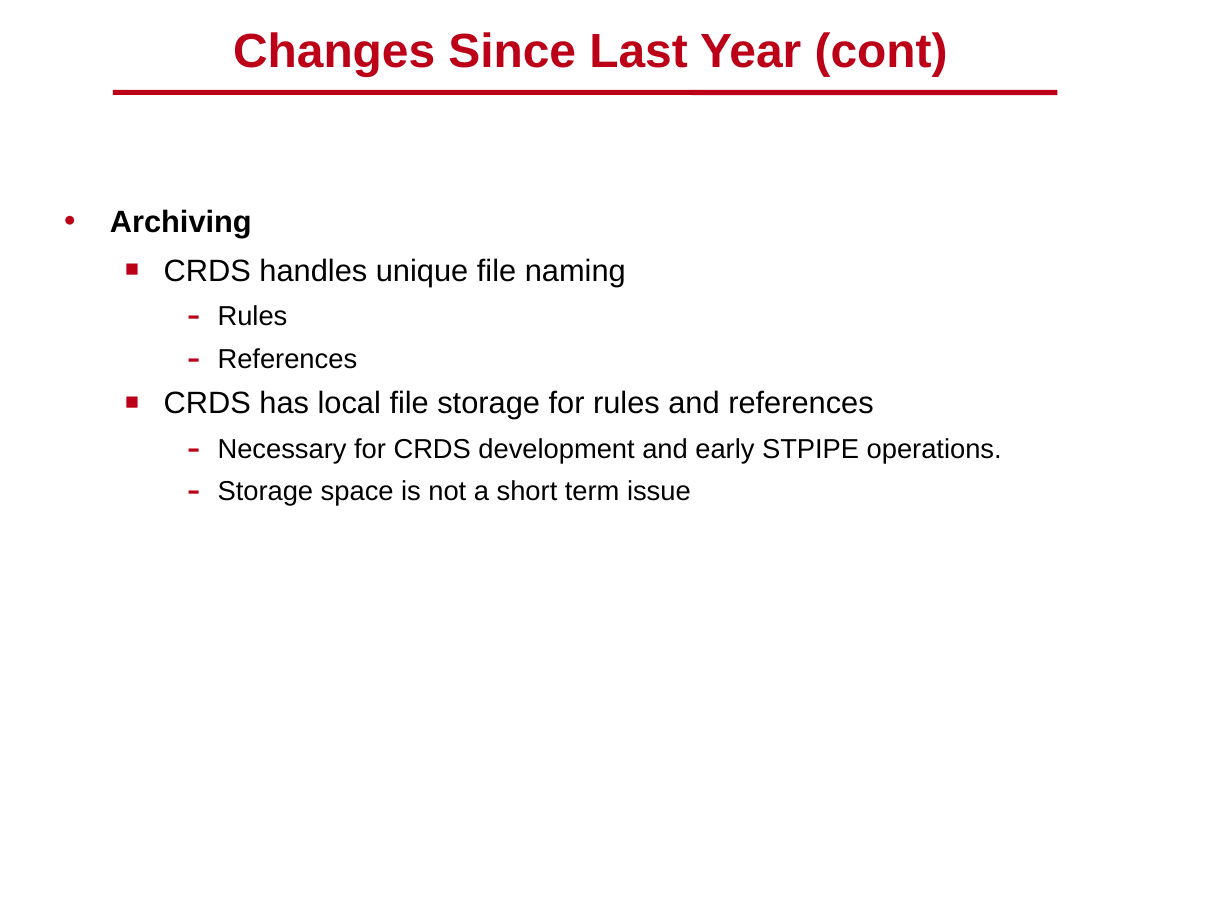
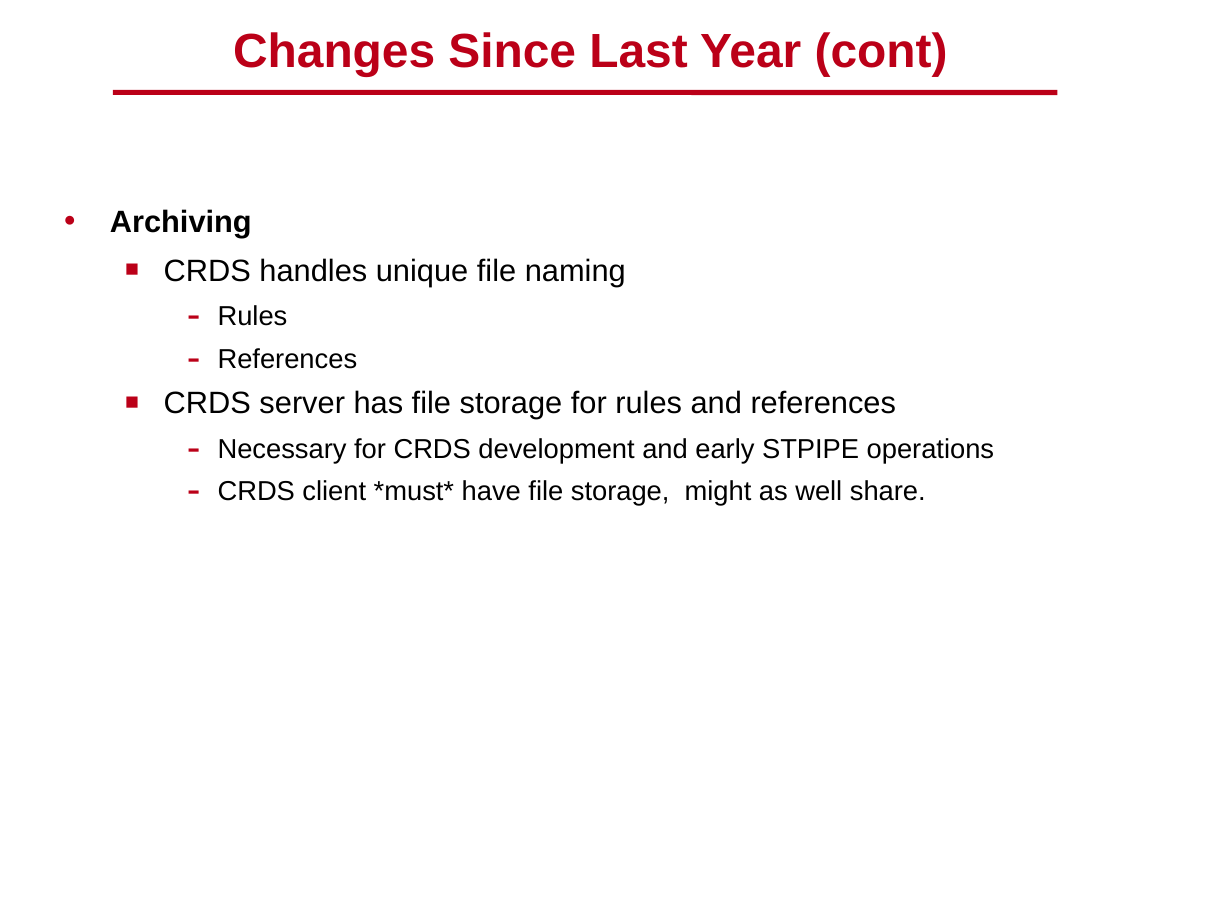
Before and after one commit to spacetelescope/crds, a slide deck: slide 14 of docs/DMS_SDR2_09_CRDS_final.pptx (slide 16 before the commit). Drawn at 1232x924 pixels with LibreOffice and Linux fonts; fonts in the diff are those of the drawing; background and template pictures are left out. Boxes give left, top, right and bottom in pixels: in the first picture for what was removed or moved away, otherwise in the second. Text is boxed around its words. In the diff, an @@ line names an element or a change of style, - is before the commit and + after.

```diff
--- a/docs/DMS_SDR2_09_CRDS_final.pptx
+++ b/docs/DMS_SDR2_09_CRDS_final.pptx
@@ text at (164, 390, 995, 506): text changed @@
-  ■ CRDS has local file storage for rules and references
-    – Necessary for CRDS development and early STPIPE operations.
-    – Storage space is not a short term issue
+  ■ CRDS server has file storage for rules and references
+    – Necessary for CRDS development and early STPIPE operations
+    – CRDS client *must* have file storage, might as well share.
```
Also in this commit, not shown: 10 other slides changed, 6 slides added, 5 slides removed.
